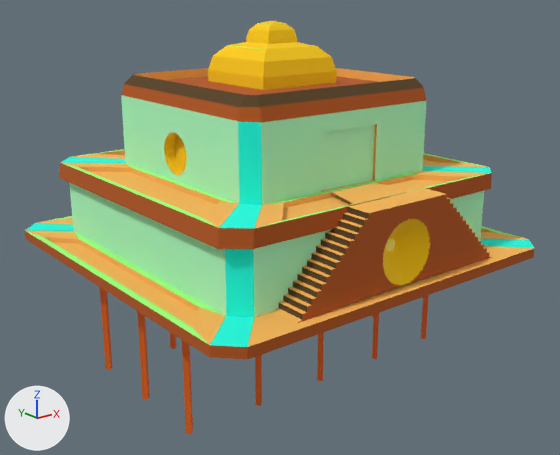
The glTF model public/models/ortur-house-on-lake.glb: old version first, new version second.
Rendered twice from a 50 mm lens placed at (-15.55, -19.85, 12.17), pointed at (0.02, -0.4, 4.39). The lights are fixed; the arrows at lower left show +X, +Y and +Z. Where no turn or scale is listed for an object, it has been applied to the vertices.

Objects in the first picture: 'house', 'stack', 'stack.001', 'stack.002', 'stack.003', 'stack.004', 'stack.007', 'stack.010', 'stack.011'.
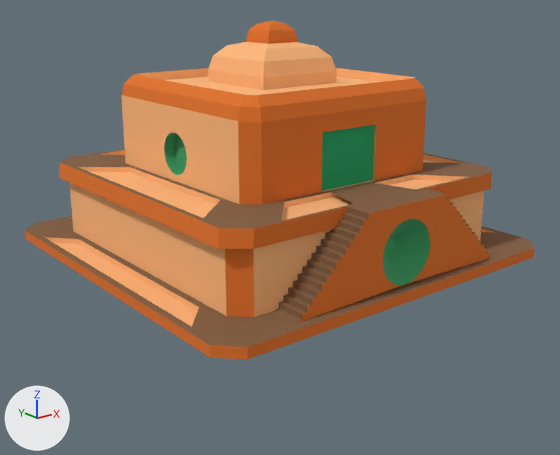
The newer file is also rescaled (x1.05), turned or shifted as a whole; pictures and numbers use the older file's frame.

Diff of the bpy script that builds the scene:
```diff
--- a/public/models/ortur-house-on-lake.glb.py
+++ b/public/models/ortur-house-on-lake.glb.py
@@ img_ortur_house_on_lake_texture_v2 @@
+img_ortur_house_on_lake_texture_v2 = load_image('ortur-house-on-lake-texture-v2', '_unpacked/ortur-house-on-lake-texture-v2', 1024, 1024, 'sRGB')
@@ mat_house_material @@
 mat_house_material = principled_material('house-material')
-mat_house_material.texture = img_ortur_house_on_lake_texture
+mat_house_material.texture = img_ortur_house_on_lake_texture_v2
 mat_house_material.roughness = 1.0
@@ ob_stack @@
-ob_stack = bpy.data.objects.new('stack', me_cylinder)
-ob_stack.location = (-5.12, -2.56, 1.66)
@@ ob_stack_002 @@
-ob_stack_002 = bpy.data.objects.new('stack.002', me_cylinder_001)
-ob_stack_002.location = (-2.56, -2.56, 1.66)
@@ ob_stack_001 @@
-ob_stack_001 = bpy.data.objects.new('stack.001', me_cylinder_002)
-ob_stack_001.location = (2.56, -2.56, 1.66)
@@ ob_stack_004 @@
-ob_stack_004 = bpy.data.objects.new('stack.004', me_cylinder_003)
-ob_stack_004.location = (0.0, -2.56, 1.66)
@@ ob_stack_003 @@
-ob_stack_003 = bpy.data.objects.new('stack.003', me_cylinder_004)
-ob_stack_003.location = (5.12, -2.56, 1.66)
@@ ob_stack_007 @@
-ob_stack_007 = bpy.data.objects.new('stack.007', me_cylinder_008)
-ob_stack_007.location = (-2.56, 2.56, 1.66)
@@ ob_stack_010 @@
-ob_stack_010 = bpy.data.objects.new('stack.010', me_cylinder_009)
-ob_stack_010.location = (-5.12, 2.56, 1.66)
@@ ob_stack_009 @@
-ob_stack_009 = bpy.data.objects.new('stack.009', me_cylinder_010)
-ob_stack_009.location = (5.12, 0.0, 1.66)
@@ ob_stack_011 @@
-ob_stack_011 = bpy.data.objects.new('stack.011', me_cylinder_011)
-ob_stack_011.location = (-5.12, 0.0, 1.66)
```

Location of each change, (x1, y1, x2, y2) in pixels of the pictures (560 x 455 px):
'house', surface changed: (25, 21, 535, 359) in both
'stack', deleted: before (182, 340, 193, 434)
'stack.011', deleted: before (137, 311, 150, 399)
'stack.010', deleted: before (100, 287, 112, 370)
'stack.002', deleted: before (255, 355, 262, 406)
'stack.004', deleted: before (317, 332, 324, 381)
'stack.001', deleted: before (372, 313, 379, 359)
'stack.003', deleted: before (421, 295, 429, 339)
'stack.007', deleted: before (170, 332, 177, 349)
